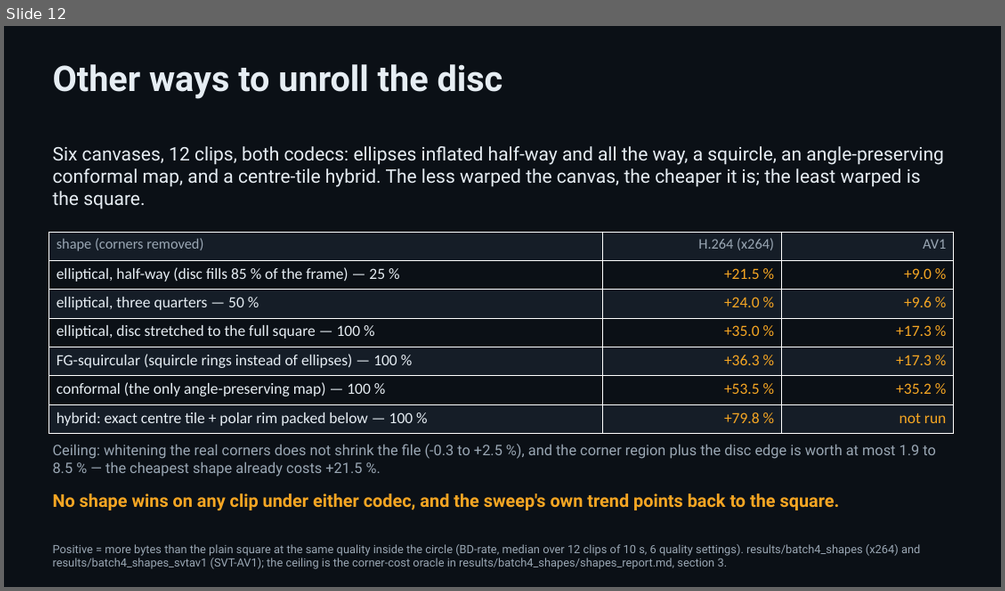
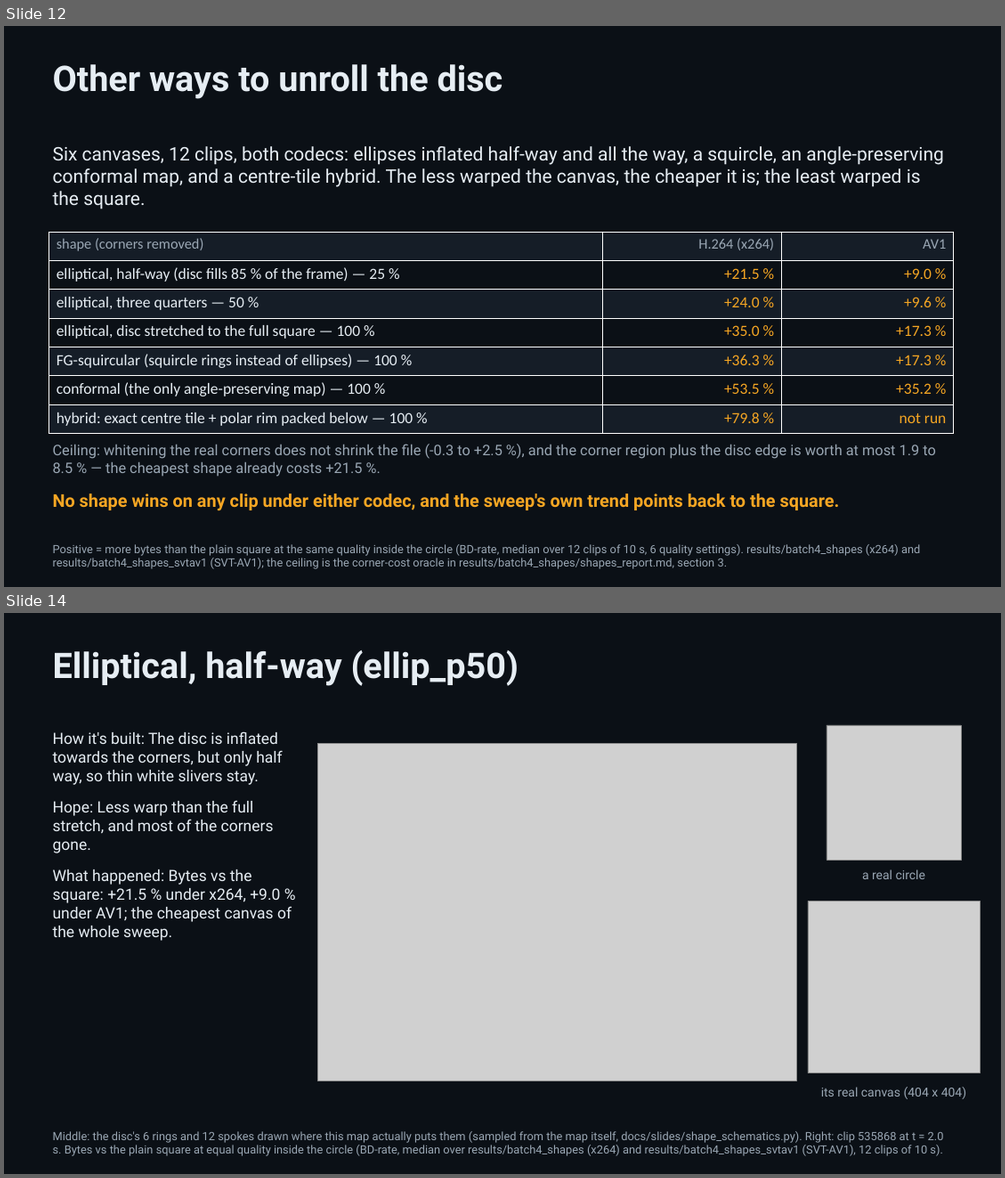
Before and after one commit to padington/polar-codec-site, a slide deck: slides/polar-codec.pptx. Shown one above the other, each under a label of ours: slide 12 before the commit, slides 12 and 14 after it; the slides between them are not shown. The pictures are 1005x591 and 1005x1178 pixels, drawn with LibreOffice and Linux fonts; fonts in the diff are those of the drawing; grey boxes stand for pictures. Boxes give left, top, right and bottom in pixels: in the first picture for what was removed or moved away, otherwise in the second. Text is boxed around its words. In the diff, an @@ line names an element or a change of style, - is before the commit and + after.

Commit message:
Deck: one explanatory slide per canvas shape (slides 13-20)
Rebuilt from the private repo. The contact-sheet slide is gone; the deck now
has 31 slides, one per canvas shape on slide 4's template, with schematics
generated from the maps themselves. The two contact sheets stay on the
results page as overview sheets and are linked from the deck's appendix.

```diff
--- a/slides/polar-codec.pptx
+++ b/slides/polar-codec.pptx
@@ slide 14 added at box(4, 613, 1001, 1174), background #0B1016 @@
@@ text added at box(53, 650, 518, 686), 34 pt, text #E6EDF3, bold @@
+Elliptical, half-way (ellip_p50)
@@ text added at box(53, 731, 291, 941), 15 pt, text #E6EDF3 @@
+How it's built: The disc is inflated towards the corners, but only half way, so thin white slivers stay.
+Hope: Less warp than the full stretch, and most of the corners gone.
+What happened: Bytes vs the square: +21.5 % under x264, +9.0 % under AV1; the cheapest canvas of the whole sweep.
@@ picture added at box(318, 744, 797, 1081) @@
@@ picture added at box(826, 725, 961, 860) @@
@@ text added at box(862, 869, 925, 879), 12 pt, text #9AA7B4 @@
+a real circle
@@ picture added at box(808, 900, 979, 1073) @@
@@ text added at box(821, 1086, 966, 1099), 12 pt, text #9AA7B4 @@
+its real canvas (404 x 404)
@@ text added at box(53, 1131, 944, 1156), 11 pt, text #9AA7B4 @@
+Middle: the disc's 6 rings and 12 spokes drawn where this map actually puts them (sampled from the map itself, docs/slides/shape_schematics.py). Right: clip 535868 at t = 2.0 s. Bytes vs the plain square at equal quality inside the circle (BD-rate, median over results/batch4_shapes (x264) and results/batch4_shapes_svtav1 (SVT-AV1), 12 clips of 10 s).
```
Also in this commit, not shown: 1 slide changed, 7 other slides added, 2 slides removed, 25 other files.
